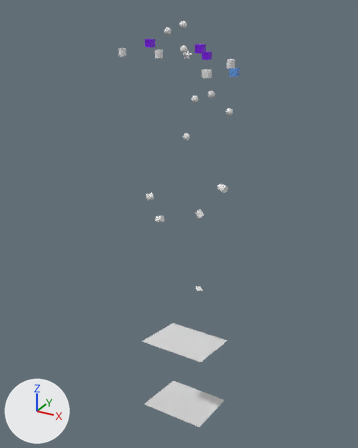
Renders of the Blender file blender-files/BWE_START_SINGLE_SCENE.blend from each side of a commit.
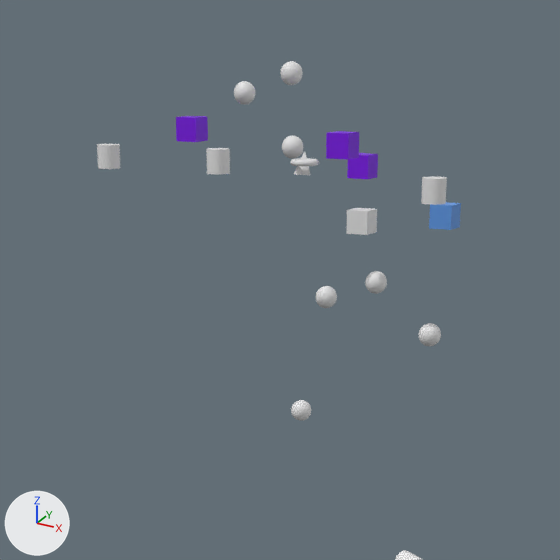
The first picture shows the older version from a 50 mm lens placed at (64.4, -121.8, 11.6), pointed at (-3.7, 2.0, -50.3). The close-ups show both versions on the part from 24% to 76% of the width and 0% to 42% of the height of that picture. Lighting does not change. The marker at lower left points along +X, +Y and +Z.

Objects in the first close-up: 'Car', 'Cube', 'Motor', 'Sphere', 'Sphere.002', 'Sphere.003', 'Tube', 'Tube.001', 'Tube.002', 'Wheel', 'cubeCurve'.
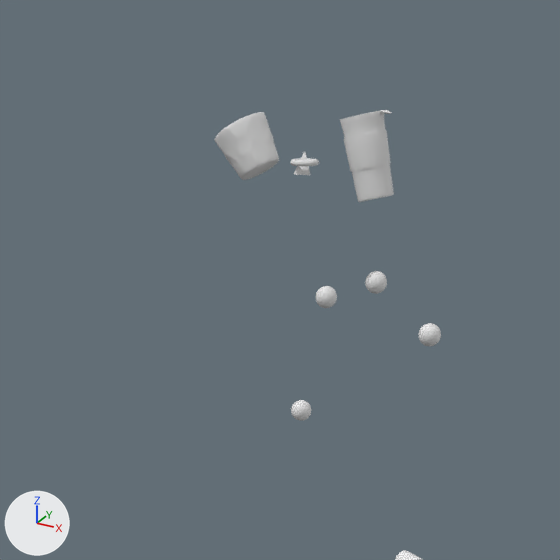
Location of each change, [x1, y1, x2, y2] in pixels of the close-ups (560 x 560 px):
'coffee-small', added
    after: [340, 110, 394, 202]
'pot', added
    after: [215, 112, 279, 180]
'Cube', deleted
    before: [326, 131, 359, 159]
'Motor', deleted
    before: [176, 116, 208, 142]
'Car', deleted
    before: [429, 202, 461, 230]
'cubeCurve', deleted
    before: [346, 208, 377, 235]
'Wheel', deleted
    before: [347, 153, 378, 179]
'Tube.002', deleted
    before: [421, 176, 447, 205]
'Tube', deleted
    before: [206, 148, 230, 174]
'Tube.001', deleted
    before: [97, 144, 120, 169]
'Sphere', deleted
    before: [280, 61, 303, 85]
'Sphere.003', deleted
    before: [234, 81, 255, 104]
'Sphere.002', deleted
    before: [282, 136, 303, 159]

Edits to the bpy script that builds the scene:
```text
Add mat_material:
    mat_material = principled_material('Material')
    mat_material.base_color = (0.8, 0.8, 0.8)  # white #e7e7e7
Add mat_material_003:
    mat_material_003 = principled_material('Material.003')
    mat_material_003.base_color = (0.8, 0.8, 0.8)  # white #e7e7e7
Add me_aset_clay_pot_s_ueilahthw_lod2:
    me_aset_clay_pot_s_ueilahthw_lod2.from_pydata(...)  # 1160 vertices, 2316 faces; spans x -5.46..5.14, y -5.28..5.28, z -4.64..4.36
    me_aset_clay_pot_s_ueilahthw_lod2.materials.append(mat_material)  # its picture is missing
Add me_aset_container_other_s_ugrkdbfva_lod2:
    me_aset_container_other_s_ugrkdbfva_lod2.from_pydata(...)  # 1074 vertices, 2144 faces; spans x -3.93..6.01, y -4.06..3.81, z -8.7..5.81
    me_aset_container_other_s_ugrkdbfva_lod2.materials.append(mat_material_003)  # its picture is missing
Remove ob_cube:
    ob_cube = bpy.data.objects.new('Cube', me_cube_003)
    ob_cube.location = (6.5, -5.7, 2.0)
Remove ob_car:
    ob_car = bpy.data.objects.new('Car', me_cube_001)
    ob_car.location = (12.6, 1.9, -4.0)
Remove ob_motor:
    ob_motor = bpy.data.objects.new('Motor', me_cube_002)
    ob_motor.location = (-9.4, -3.4, 2.7)
Remove ob_wheel:
    ob_wheel = bpy.data.objects.new('Wheel', me_cube_004)
    ob_wheel.location = (3.6, 4.3, -0.5)
Remove ob_sphere:
    ob_sphere = bpy.data.objects.new('Sphere', me_sphere)
    ob_sphere.location = (-4.1, 5.1, 7.0)
Remove ob_sphere_002:
    ob_sphere_002 = bpy.data.objects.new('Sphere.002', me_sphere_008)
    ob_sphere_002.location = (-4.3, 5.8, 0.7)
Remove ob_sphere_003:
    ob_sphere_003 = bpy.data.objects.new('Sphere.003', me_sphere_009)
    ob_sphere_003.location = (-9.4, 5.8, 5.3)
Remove ob_tube:
    ob_tube = bpy.data.objects.new('Tube', me_cylinder_001)
    ob_tube.location = (-5.4, -5.7, 0.3)
Remove ob_tube_001:
    ob_tube_001 = bpy.data.objects.new('Tube.001', me_cylinder_008)
    ob_tube_001.location = (-16.8, -5.7, 0.3)
Remove ob_tube_002:
    ob_tube_002 = bpy.data.objects.new('Tube.002', me_cylinder_009)
    ob_tube_002.location = (13.9, -3.6, -1.4)
Remove ob_cubecurve:
    ob_cubecurve = bpy.data.objects.new('cubeCurve', me_cube_005)
    ob_cubecurve.location = (4.9, 1.7, -4.9)
Add ob_pot:
    ob_pot = bpy.data.objects.new('pot', me_aset_clay_pot_s_ueilahthw_lod2)
    ob_pot.location = (-5.5, 0.0, 1.1)
    ob_pot.rotation_euler = (0.0, -0.528, 0.0)  # degrees (0, -30, 0)
    ob_pot.scale = (0.477, 0.477, 0.477)
Add ob_coffee_small:
    ob_coffee_small = bpy.data.objects.new('coffee-small', me_aset_container_other_s_ugrkdbfva_lod2)
    ob_coffee_small.location = (6.0, 0.1, 1.3)
    ob_coffee_small.rotation_euler = (0.0, -0.225, 0.0)  # degrees (0, -13, 0)
    ob_coffee_small.scale = (0.477, 0.477, 0.477)
```
